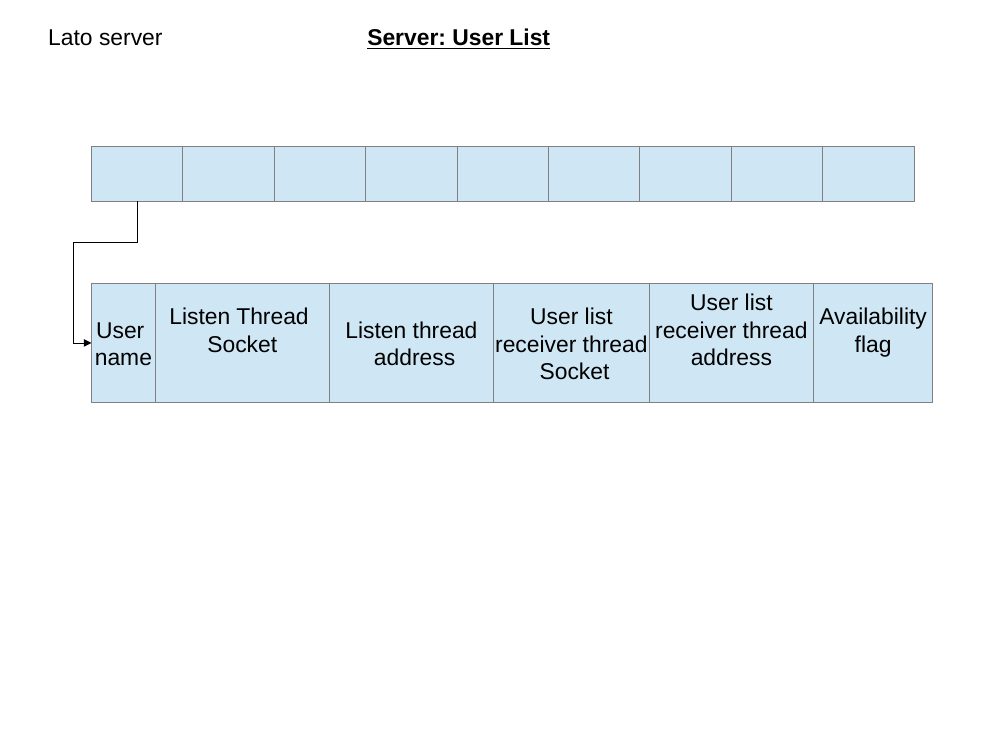
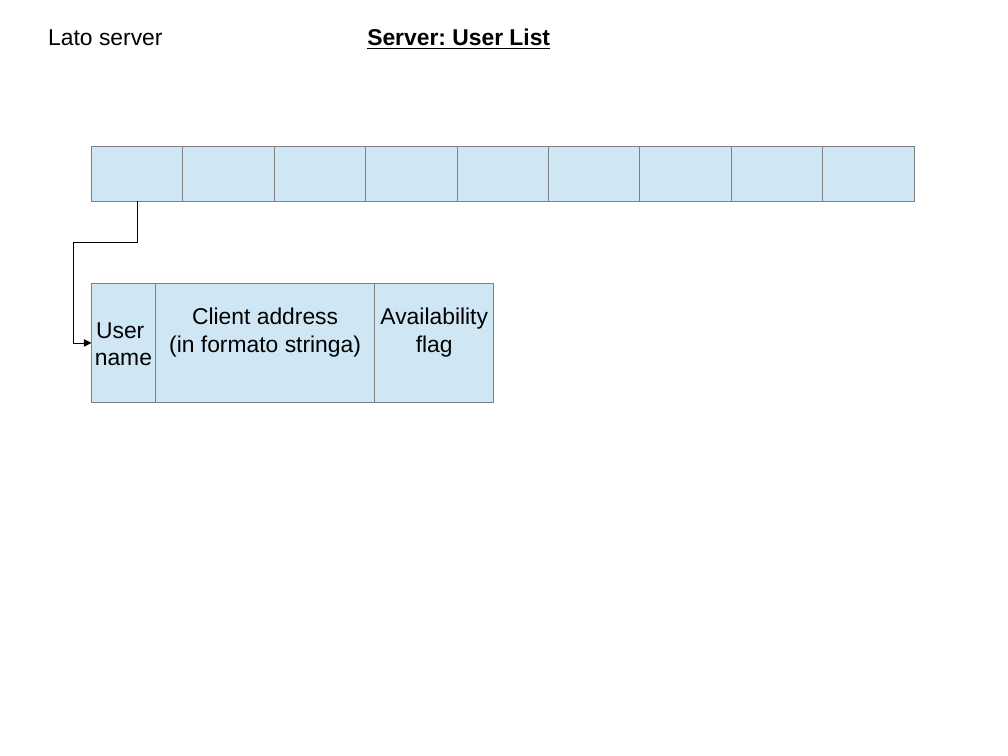
Before and after one commit to polyc/talk-service, a slide deck: slide 9 of SO_projectDiagram.odp. Drawn at 1008x756 pixels with LibreOffice and Linux fonts; fonts in the diff are those of the drawing. Boxes give left, top, right and bottom in pixels: in the first picture for what was removed or moved away, otherwise in the second. Text is boxed around its words. In the diff, an @@ line names an element or a change of style, - is before the commit and + after.

```diff
--- a/SO_projectDiagram.odp
+++ b/SO_projectDiagram.odp
@@ rectangle removed at [155,284,329,402] @@
-Listen Thread
-Socket
@@ rectangle added at [155,284,375,402], fill #CFE7F5, outline #808080 0 pt, 18 pt, text #000000 @@
+Client address
+(in formato stringa)
@@ rectangle removed at [329,284,494,402] @@
-Listen thread
-address
@@ rectangle "Availability": place and size @@
-rectangle "Availability" at [814,284,933,402]
+rectangle "Availability" at [375,284,494,402]
@@ rectangle removed at [494,284,649,402] @@
-User list
-receiver thread
-Socket
@@ rectangle removed at [649,284,814,402] @@
-User list
-receiver thread
-address
```
Also in this commit, not shown: 2 other slides changed.
